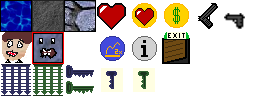
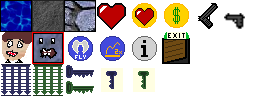
Layers edited between the first and the second 256 x 96 image:
painted on "Pozadí" over bbox(68, 36, 93, 61)
